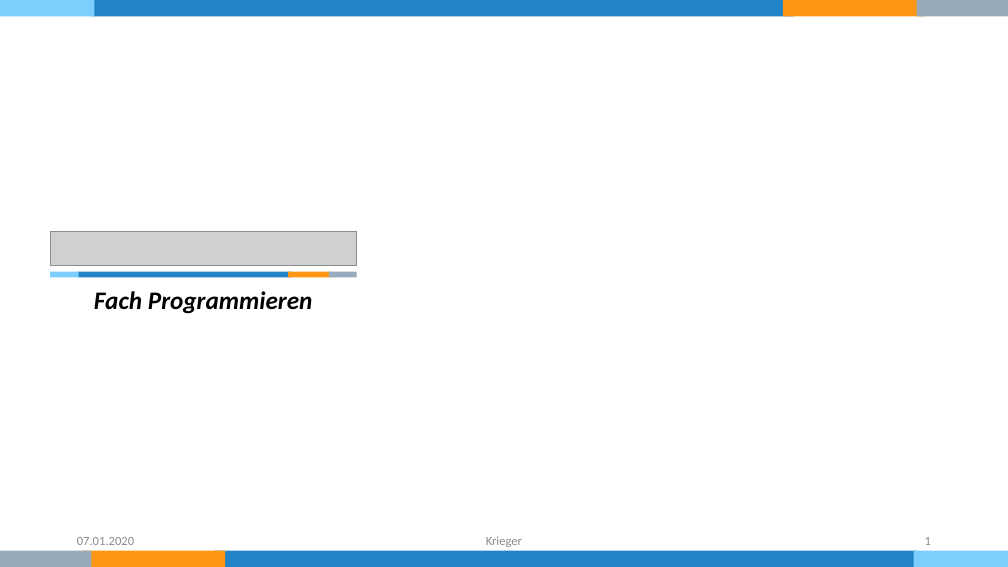
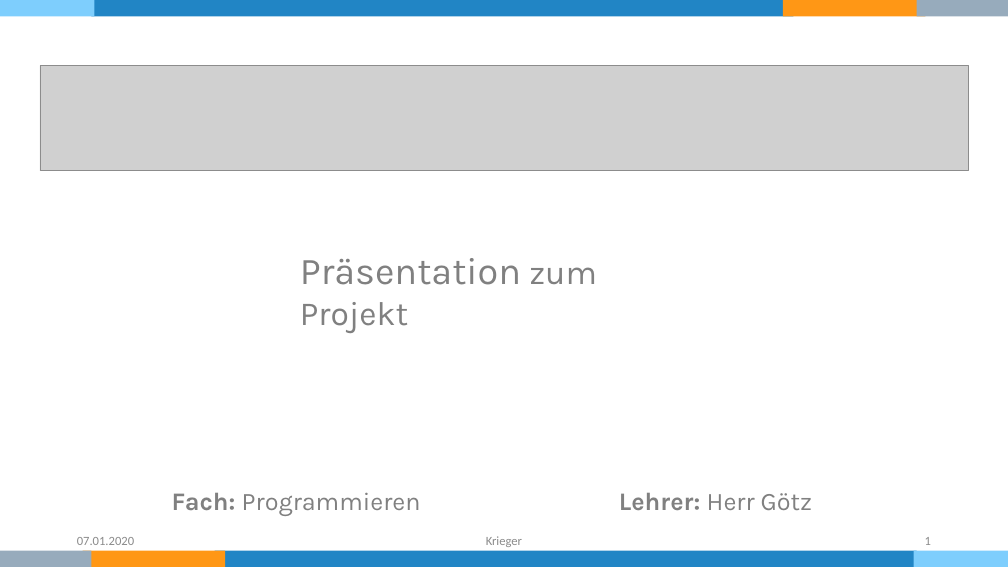
Before and after one commit to KriegersBlog/nordwind-tool, a slide deck: slide 1 of Dokumentation/Präsentation.pptx. Drawn at 1008x567 pixels with LibreOffice and Linux fonts; fonts in the diff are those of the drawing; grey boxes stand for pictures. Boxes give left, top, right and bottom in pixels: in the first picture for what was removed or moved away, otherwise in the second. Text is boxed around its words. In the diff, an @@ line names an element or a change of style, - is before the commit and + after.

```diff
--- a/Dokumentation/Präsentation.pptx
+++ b/Dokumentation/Präsentation.pptx
@@ picture: place and size @@
-picture at [50, 231, 357, 266]
+picture at [40, 66, 969, 171]
@@ text added at [300, 258, 597, 333], 36 pt, text #808080 @@
+Präsentation zum Projekt
@@ group removed at [50, 271, 357, 278]: 4 rectangles @@
@@ text at [172, 493, 421, 516]: text changed; font Calibri to Karla; text colour #000000 to #808080; bold off; italic off @@
-Fach Programmieren
+Fach: Programmieren
@@ text added at [619, 493, 812, 510], 24 pt, text #808080 @@
+Lehrer: Herr Götz
```
Also in this commit, not shown: 4 other slides changed.
